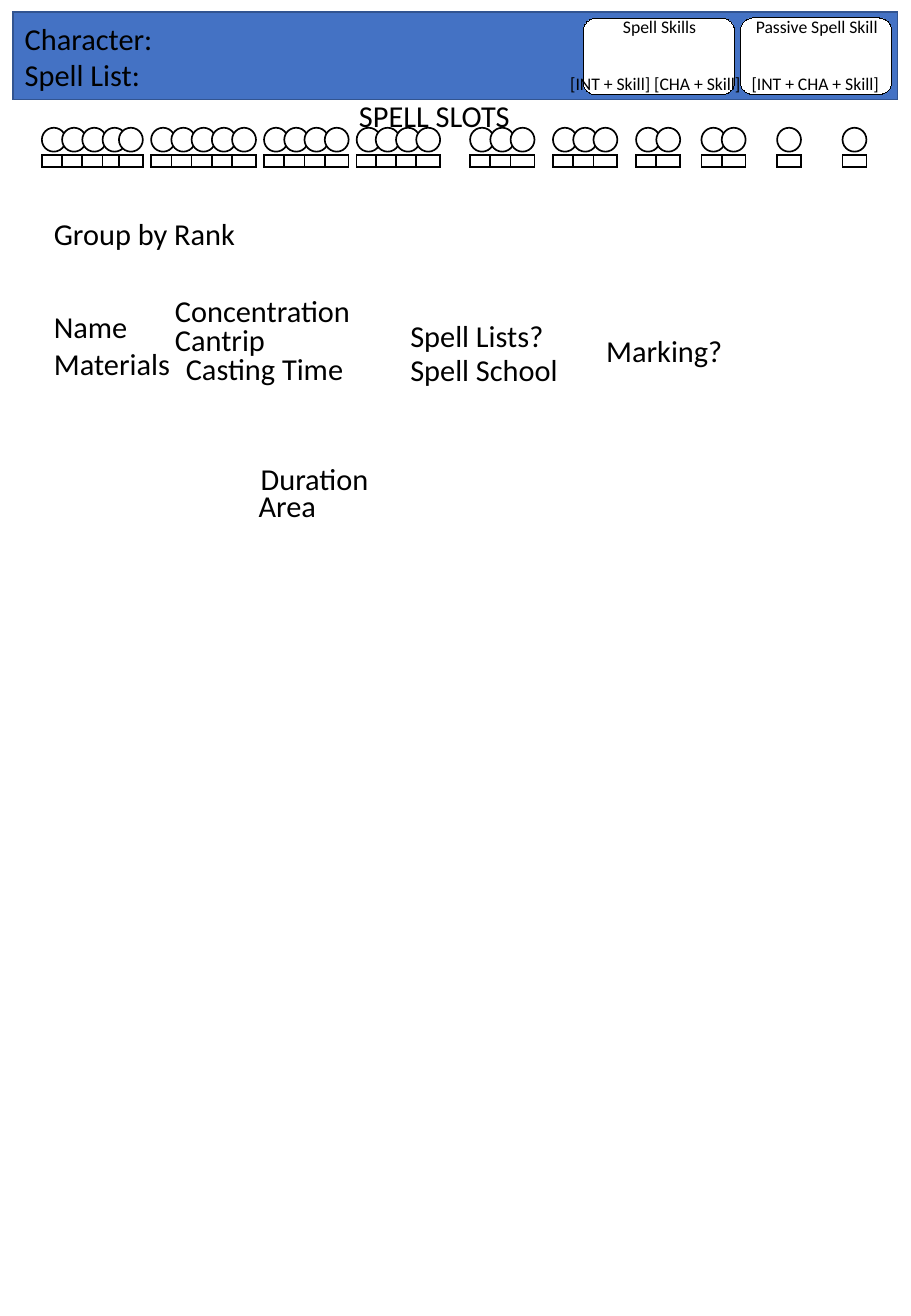
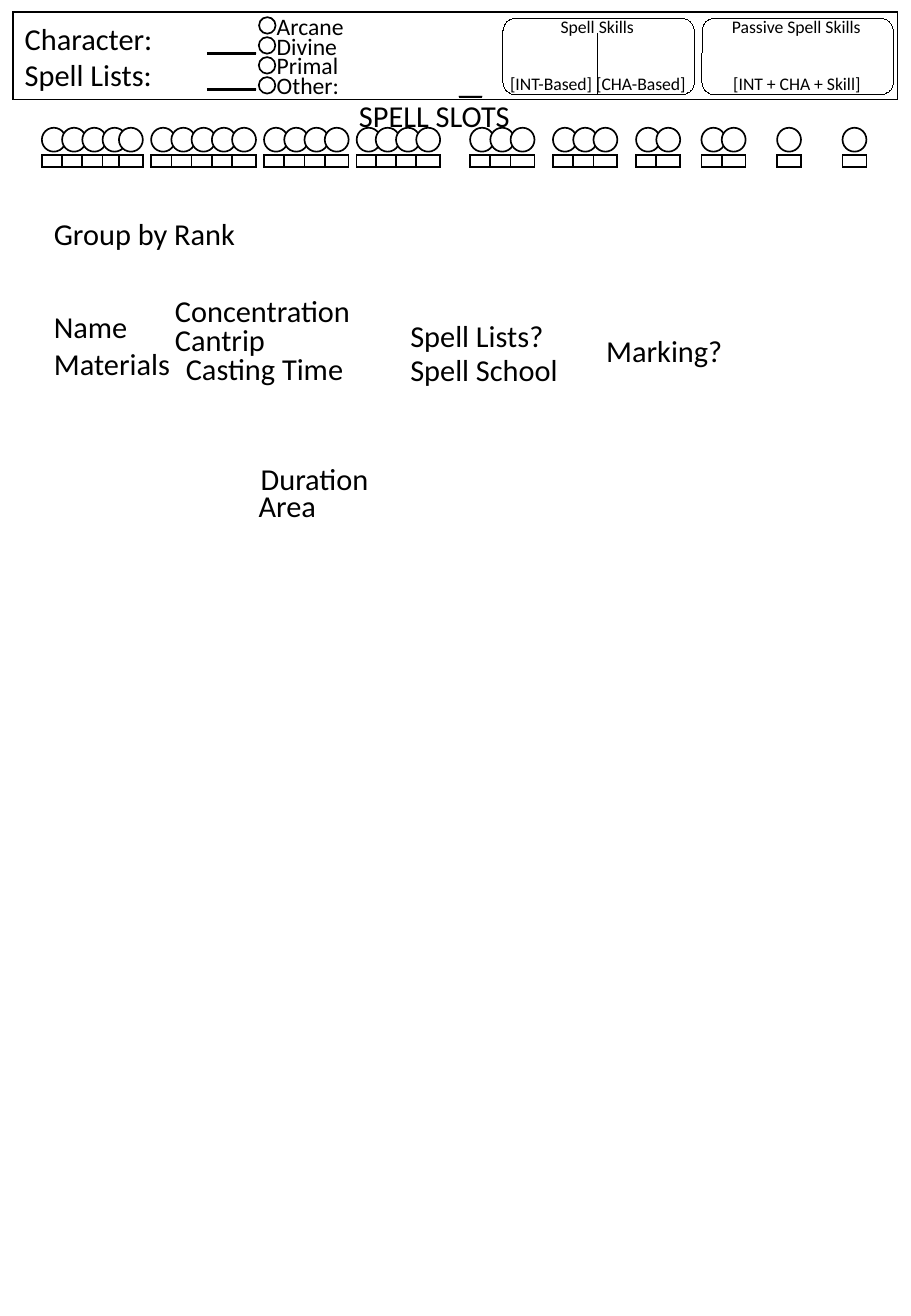
Before and after one commit to DrakirL/DrakirL.github.io, a slide deck: slide 4 of p10/sheets.pptx. Drawn at 911x1316 pixels with LibreOffice and Linux fonts; fonts in the diff are those of the drawing. Boxes give left, top, right and bottom in pixels: in the first picture for what was removed or moved away, otherwise in the second. Text is boxed around its words. In the diff, an @@ line names an element or a change of style, - is before the commit and + after.

```diff
--- a/p10/sheets.pptx
+++ b/p10/sheets.pptx
@@ rectangle at [13,12,898,100]: fill #4472C4 to #FFFFFF; outline #325491 1 pt to #000000 1 pt @@
@@ text at [25,29,153,91]: text changed @@
-Character:
-Spell List:
+Character: _
+Spell Lists: _
@@ ellipse added at [259,17,276,34], fill #FFFFFF, outline #000000 1 pt @@
@@ text added at [277,19,344,42], 14 pt, text #000000 @@
+Arcane
@@ rounded rectangle: place and size @@
-rounded rectangle at [741,18,893,95]
+rounded rectangle at [503,18,694,95]
@@ text added at [561,18,634,36], 10.5 pt, text #000000 @@
+Spell Skills
@@ rounded rectangle: place and size @@
-rounded rectangle at [583,18,735,95]
+rounded rectangle at [702,18,893,95]
@@ text at [732,18,860,36]: text changed @@
-Spell Skills
+Passive Spell Skills
@@ text removed at [756,20,877,36] @@
-Passive Spell Skill
@@ ellipse added at [259,38,276,55], fill #FFFFFF, outline #000000 1 pt @@
@@ ellipse added at [259,57,276,74], fill #FFFFFF, outline #000000 1 pt @@
@@ text added at [277,38,337,62], 14 pt, text #000000 @@
+Divine
@@ text added at [277,54,339,81], 14 pt, text #000000 @@
+Primal
@@ line added from (598, 33) to (598, 95), #000000 0.5 pt @@
@@ ellipse added at [259,77,276,94], fill #FFFFFF, outline #000000 1 pt @@
@@ text added at [277,77,339,100], 14 pt, text #000000 @@
+Other: __
@@ text at [510,76,685,95]: text changed @@
-[INT + CHA + Skill]
+[INT-Based] [CHA-Based]
@@ text at [733,77,861,95]: text changed @@
-[INT + Skill] [CHA + Skill]
+[INT + CHA + Skill]
```
Also in this commit, not shown: 3 other slides changed, 1 slide added, 1 slide removed, 22 other files.
